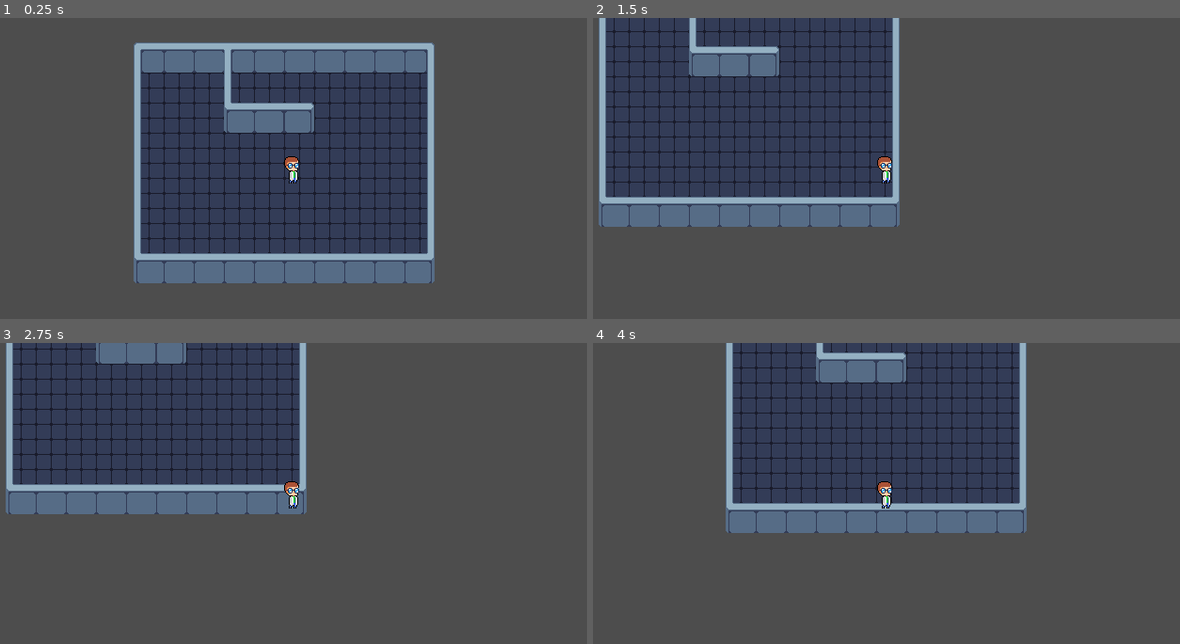
Above: before the commit, frames 1-4 (two rows, left to right).
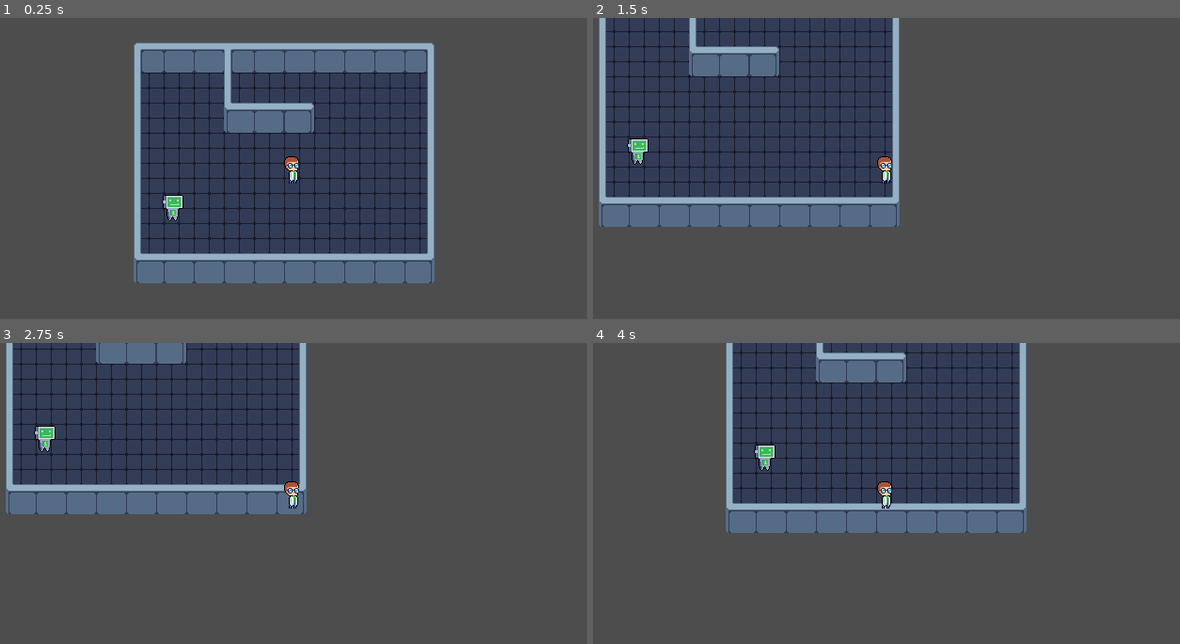
Above: after the commit, the same moments.

Repository: Matheuspimentell/Math-Hero
Game: Godot game, scene res://test_scene.tscn
Two runs of this game, one before a commit and one after it. Both use one fixed random seed, a clock stepped at 60 frames per second and the inputs below. The project has no main scene, so this scene is started directly.
Inputs:
- Up to frame 1 (0.25 s): no input
- Up to frame 2 (1.5 s): tap Enter at 0.5 s; hold D (move_right) 0.53-1.28 s; hold S (move_down) from 1.28 s (still down)
- Up to frame 3 (2.75 s): tap Space at 2 s; release S (move_down) at 2.03 s; hold D (move_right) from 2.03 s (still down)
- Up to frame 4 (4 s): tap Enter at 2.75 s; release D (move_right) at 2.78 s; hold W (move_up) 2.78-3.53 s; tap Space at 3.5 s; hold A (move_left) from 3.53 s (still down)

The runs differ from the first frame. In frame 1, 0.2% of the frame differs, in the area x 27-32%, y 58-68%; in frame 2, 0.2%; in frame 3, 0.2%; in frame 4, 0.2%.

Commit message:
Add friendly robot scene and sprite
Also added .aseprite files for better tracking of the projects assets

Diff:
--- /dev/null
+++ b/scenes/friendly_robot.tscn
@@ -0,0 +1,25 @@
+[gd_scene load_steps=4 format=3 uid="uid://cs4ma348kw25m"]
+
+[ext_resource type="Texture2D" uid="uid://di1cf2pg74ht0" path="res://media/art/friendly_robot.png" id="1_8u7w7"]
+
+[sub_resource type="RectangleShape2D" id="RectangleShape2D_516gp"]
+size = Vector2(51, 28)
+
+[sub_resource type="RectangleShape2D" id="RectangleShape2D_6ilty"]
+size = Vector2(22, 8)
+
+[node name="Friendly Robot" type="StaticBody2D"]
+
+[node name="Sprite2D" type="Sprite2D" parent="."]
+texture_filter = 1
+texture = ExtResource("1_8u7w7")
+
+[node name="Interective Area" type="Area2D" parent="."]
+
+[node name="Interactive Area Shape" type="CollisionShape2D" parent="Interective Area"]
+position = Vector2(0, 2)
+shape = SubResource("RectangleShape2D_516gp")
+
+[node name="CollisionShape2D" type="CollisionShape2D" parent="."]
+position = Vector2(0, 12)
+shape = SubResource("RectangleShape2D_6ilty")
--- a/test_scene.tscn
+++ b/test_scene.tscn
@@ -1,7 +1,8 @@
-[gd_scene load_steps=3 format=3 uid="uid://bpmb34gcrro1m"]
+[gd_scene load_steps=4 format=3 uid="uid://bpmb34gcrro1m"]
 
 [ext_resource type="PackedScene" uid="uid://bsev7iyo6eh3l" path="res://scenes/test_map.tscn" id="1_hr6uo"]
 [ext_resource type="PackedScene" uid="uid://nhm74aeoa63n" path="res://scenes/Character.tscn" id="2_ebbl3"]
+[ext_resource type="PackedScene" uid="uid://cs4ma348kw25m" path="res://scenes/friendly_robot.tscn" id="3_qxoaw"]
 
 [node name="Test scene" type="Node2D"]
 
@@ -10,3 +11,6 @@
 
 [node name="Test map" parent="." instance=ExtResource("1_hr6uo")]
 z_index = -1
+
+[node name="Friendly Robot" parent="." instance=ExtResource("3_qxoaw")]
+position = Vector2(42, 174)
Not shown: 1 places in media/art/Test TileSet/tile_map.tres that only renumber resources
Binary file added: media/art/character(1).aseprite
Binary file added: media/art/friendly_robot.aseprite
Binary file added: media/art/friendly_robot.png
Not shown: 1 places in scenes/Character.tscn that only renumber resources
